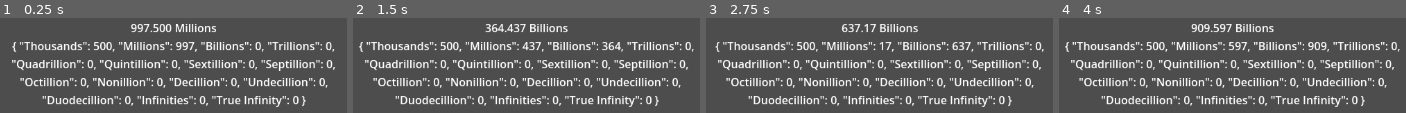
Above: before the commit, frames 1-4 (left to right).
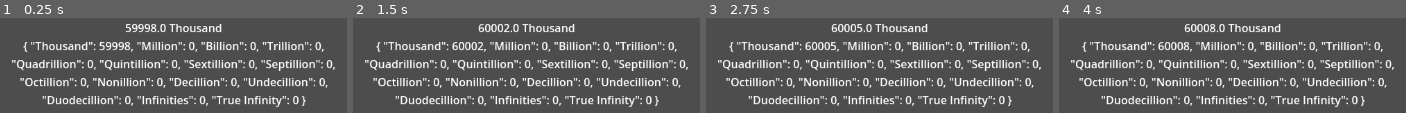
Above: after the commit, the same moments.

Repository: JComeaux444/idlenumbertest
Game: Godot game, scene res://Main.tscn
Two runs of this game, one before a commit and one after it. Both use one fixed random seed, a clock stepped at 60 frames per second and the inputs below. The project has no main scene, so this scene is started directly.
Inputs:
- Up to frame 1 (0.25 s): no input
- Up to frame 2 (1.5 s): tap Enter at 0.5 s; tap Space at 1.25 s
- Up to frame 3 (2.75 s): tap Enter at 2 s
- Up to frame 4 (4 s): tap Space at 2.75 s; tap Enter at 3.5 s

The runs differ from the first frame. In frame 1, 6.2% of the frame differs, in the area x 3-97%, y 6-36%; in frame 2, 6.5%; in frame 3, 6.4%; in frame 4, 6.5%, in the area x 1-99%, y 6-36%.

Commit message:
First commit of checking if num can be subtracted

Diff:
--- a/goldMethods.gd
+++ b/goldMethods.gd
@@ -5,10 +5,10 @@
 # Thousands handles 0-999999 so players can spend ex: 234, gold on random items
 var gold = {
 
-	"Thousands" : 500,
-	"Millions" : 997,
-	"Billions" : 0,
-	"Trillions" : 0,
+	"Thousand" : 59998,
+	"Million" : 0,
+	"Billion" : 0,
+	"Trillion" : 0,
 	"Quadrillion" : 0,
 	"Quintillion" : 0,
 	"Sextillion" : 0,
@@ -22,6 +22,19 @@
 	"True Infinity" : 0
 
 }
+var largestNumAt = 0;
+
+#not used
+var gold_val = [500, 997, 0, 0,
+				0, 0, 0, 0,
+				0, 0, 0, 0,
+				0, 0, 0]
+
+# used mainly to quickly compare if Mil > Bil etc
+var gold_name = ["Thousand", "Million", "Billion", "Trillion",
+				"Quadrillion", "Quintillion", "Sextillion", "Septillion",
+				"Octillion", "Nonillion", "Decillion", "Undecillion",
+				"Duodecillion", "Infinities", "True Infinity"]
 
 # only here to track timer. count++ when 1 sec passes
 var curTime = 0
@@ -29,7 +42,9 @@
 # Called when the node enters the scene tree for the first time.
 func _ready() -> void:
 	_update_goldText()
-	#print(gold)
+	print(gold.keys())
+	print()
+	print(gold.values())
 	#pass
 
 func _process(delta: float) -> void:
@@ -38,7 +53,7 @@
 # updates TestLabel on the UI only
 # Should format where it is gold[highestUsedOrderofMag-1].gold[highestUsedOrderofMag]
 func _update_goldText():
-	var largestNumAt = 0;
+
 	var gold_text_formatted = "";
 	var keyNow = "";
 
@@ -73,11 +88,11 @@
 	gold_text.text = str(gold_text_formatted,"\n",gold)
 
 
-# This function should be called by gold making entities after they add gold
+# This function should be called by gold making/using entities after they add gold
 # to the above dictionary
 func goldOverCheck():
 	# Amount of millions in the value of Thousands
-	var thousandsCheck = gold["Thousands"]/1000000;
+	var thousandsCheck = gold["Thousand"]/1000000;
 	# Amount of millions in the value of Infinities
 	var infinitiesCheck = gold["Infinities"]/1000000;
 	# Amount of thousands in the value of other between numbers
@@ -94,9 +109,9 @@
 		# reset overflow
 		overflow = 0;
 
-		if key == "Thousands":
+		if key == "Thousand":
 			if thousandsCheck >= 1:
-				gold["Thousands"] -= thousandsCheck * 1000000
+				gold["Thousand"] -= thousandsCheck * 1000000
 				print("It went over!")
 				overflow += thousandsCheck
 
@@ -120,15 +135,43 @@
 
 	_update_goldText()
 
+# Not working as intended, need to find a way to prevent overlap
+func canBuy(cost : Dictionary = {}):
+
+	if !cost.is_empty():
+		if cost.size() == 1:
+			var oom = cost.keys()[0]
+			if gold[oom] >= cost[oom]:
+				return true;
+			else:
+				var passedprevOOM = false
+				for name in gold_name:
+					if passedprevOOM:
+						if gold[name] > 0:
+							return true
+					if name == oom:
+						passedprevOOM = true;
+				return false;
+
+
+		else:
+			print( "Can buy 0 ",canBuy( {cost.keys()[0] : cost.values()[0]}) )
+			print({cost.keys()[0] : cost.values()[0]})
+			print( "Can buy 1 ",canBuy( {cost.keys()[1] : cost.values()[1]}) )
+			print({cost.keys()[1] : cost.values()[1]})
+			return ( canBuy( {cost.keys()[0] : cost.values()[0]} ) && canBuy( {cost.keys()[1] : cost.values()[1]} ) )
+
+	pass
+
 
 # Below is a test of how each entity would call goldOverCheck()
 # add gold to gold dict, then overflow check. Each entity may have a timer,
 # or check for a global one.
 func _on_timer_timeout() -> void:
-	print("hello " , curTime)
-
+	#print("hello " , curTime)
+	print("Can I buy something for 600k and 1M? ", canBuy({"Thousand":600000}) )
 	print(gold)
-	gold["Thousands"] += 0;
-	gold["Millions"] += 90860;
+	gold["Thousand"] += 1;
+	gold["Million"] += 0;
 	goldOverCheck();
-	curTime+=1;
+	#curTime+=1;
Not shown, added: Mai1BA5.tmp
Not shown, added: Mai3B24.tmp
